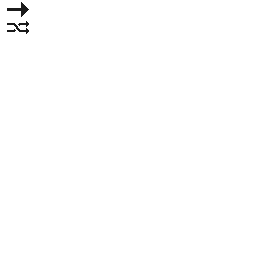
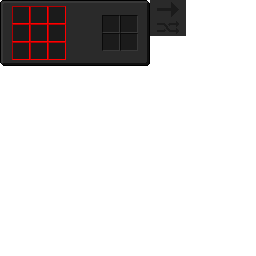
Layered file, before and after one edit (256x256). Changes by layer:
painted on "Background" over [0, 0, 186, 66]
